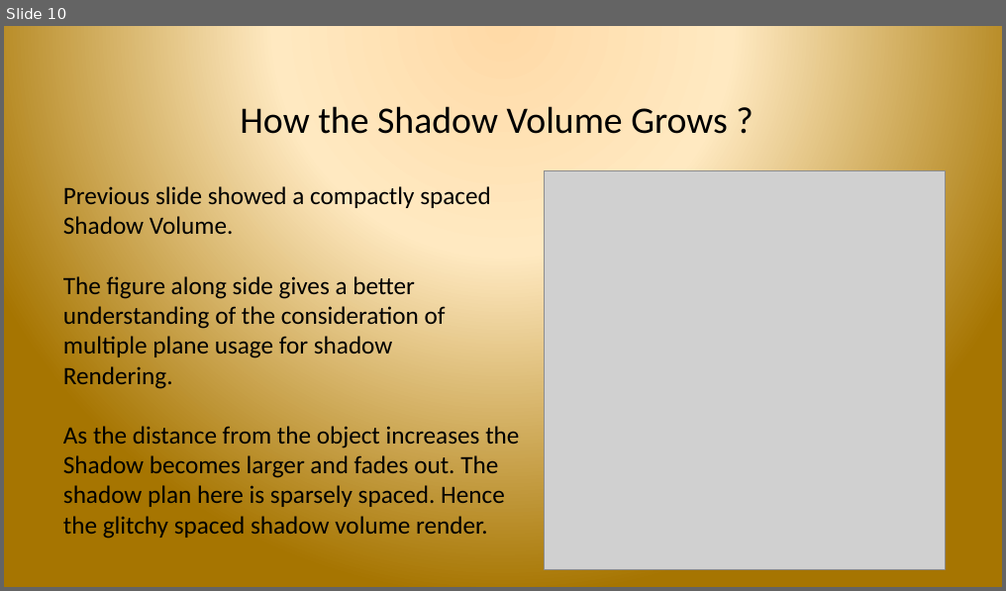
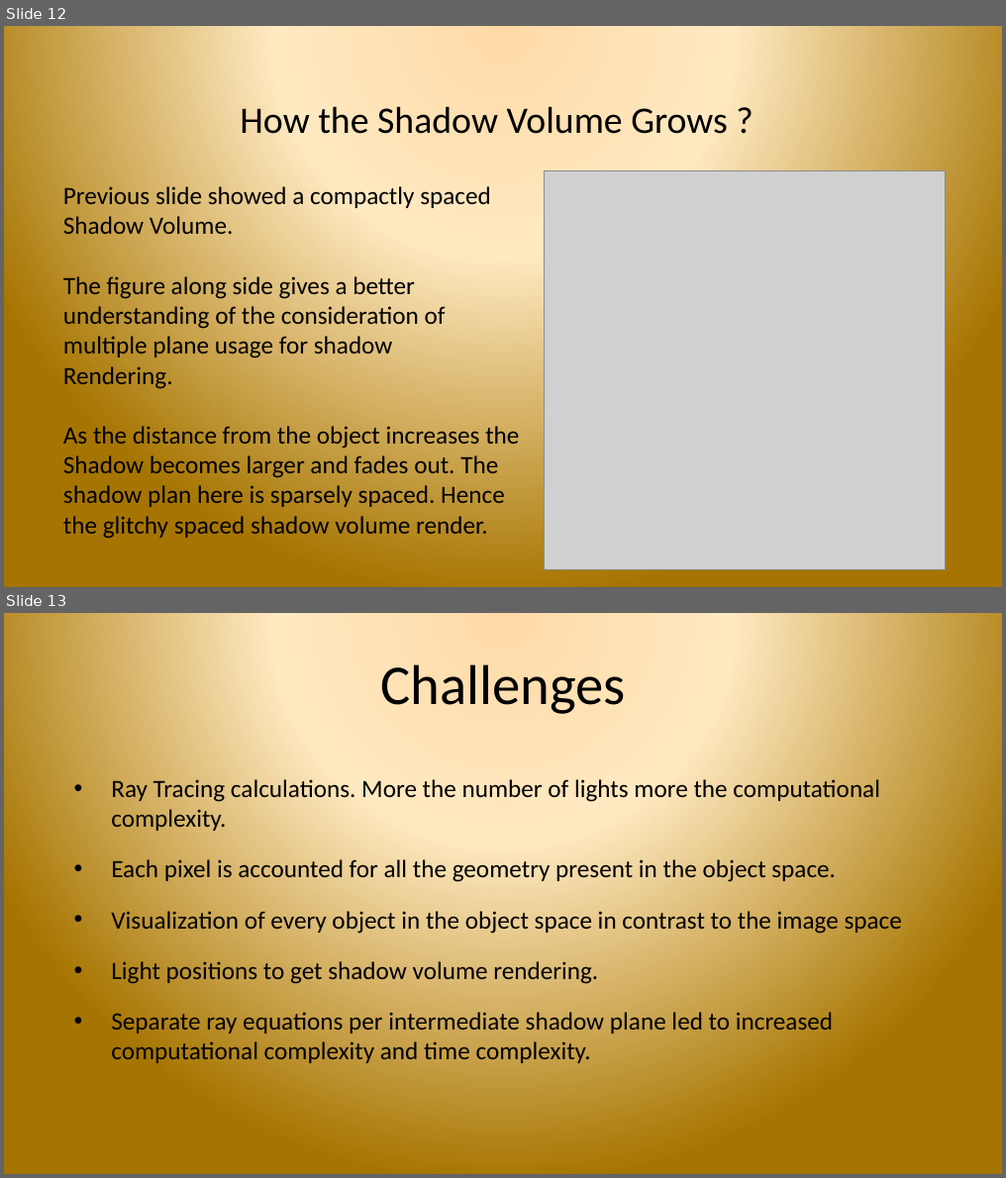
Before and after one commit to sreepada/CSCI580Project, a slide deck: documentation/FinalPresentation_UncannyValley.pptx. Shown one above the other, each under a label of ours: slide 10 before the commit, slides 12 and 13 after it. The pictures are 1006x591 and 1006x1178 pixels, drawn with LibreOffice and Linux fonts; fonts in the diff are those of the drawing; grey boxes stand for pictures; background and template pictures are left out. Boxes give left, top, right and bottom in pixels: in the first picture for what was removed or moved away, otherwise in the second. Text is boxed around its words. In the diff, an @@ line names an element or a change of style, - is before the commit and + after.

```diff
--- a/documentation/FinalPresentation_UncannyValley.pptx
+++ b/documentation/FinalPresentation_UncannyValley.pptx
@@ slide 13 added at <box>4,613,1002,1174</box>, background picture (left out) @@
@@ title added at <box>380,664,626,714</box>, 54 pt, text #000000 @@
+Challenges
@@ text added at <box>111,777,902,1063</box>, 24 pt, text #000000 @@
+• Ray Tracing calculations. More the number of lights more the computational complexity.
+• Each pixel is accounted for all the geometry present in the object space.
+• Visualization of every object in the object space in contrast to the image space
+• Light positions to get shadow volume rendering.
+• Separate ray equations per intermediate shadow plane led to increased computational complexity and time complexity.
@@ what was slide 10 is now slide 12 @@
```
Also in this commit, not shown: 4 slides changed, 4 other slides added, 1 slide removed, 3 other files.
